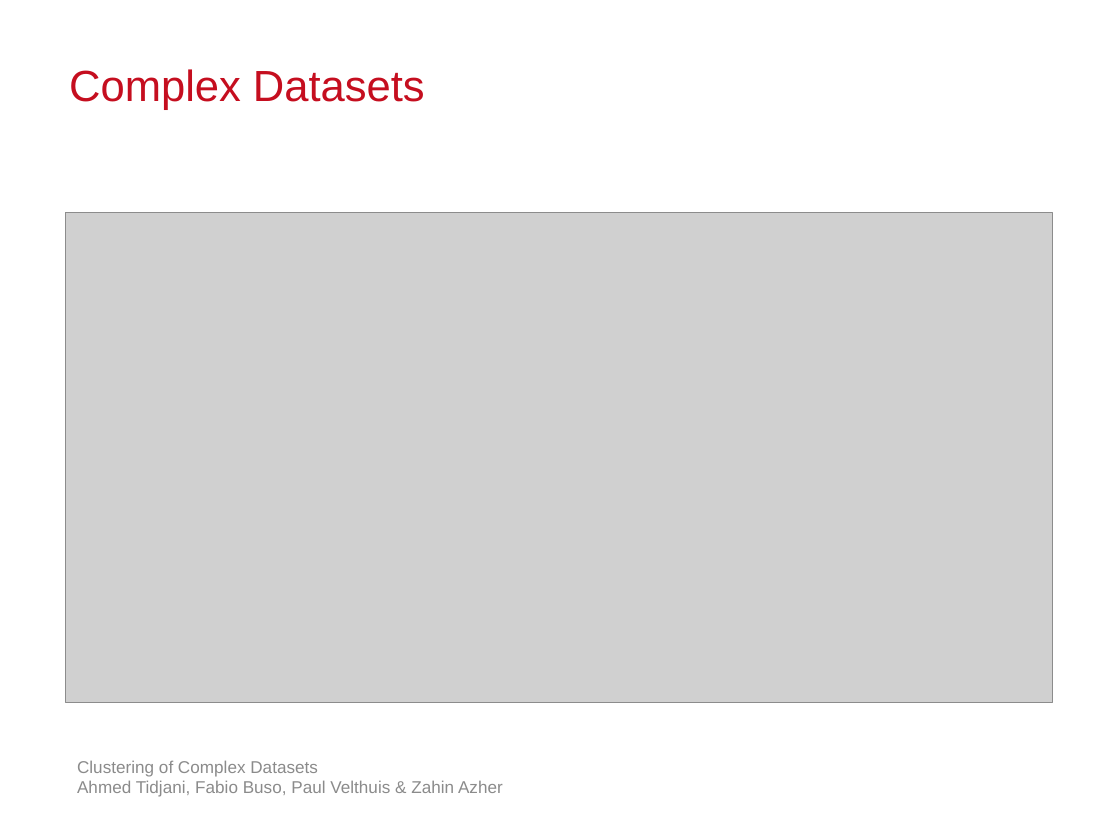
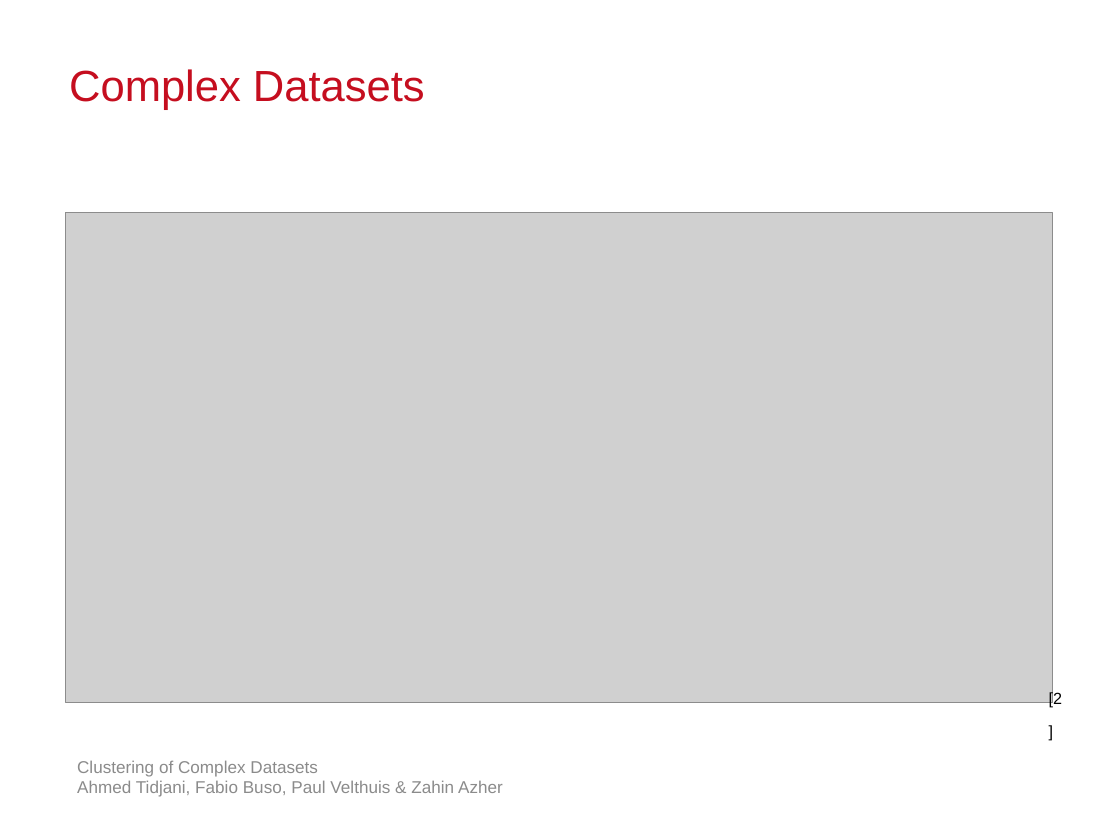
Before and after one commit to atidjani/IoSL_Clustering, a slide deck: slide 2 of Presentations/Milestone.pptx. Drawn at 1120x840 pixels with LibreOffice and Linux fonts; fonts in the diff are those of the drawing; grey boxes stand for pictures; background and template pictures are left out. Boxes give left, top, right and bottom in pixels: in the first picture for what was removed or moved away, otherwise in the second. Text is boxed around its words. In the diff, an @@ line names an element or a change of style, - is before the commit and + after.

```diff
--- a/Presentations/Milestone.pptx
+++ b/Presentations/Milestone.pptx
@@ text added at [1049, 691, 1062, 708], 18 pt, text #000000 @@
+[2]
```
Also in this commit, not shown: 5 other slides changed, 1 slide added.
